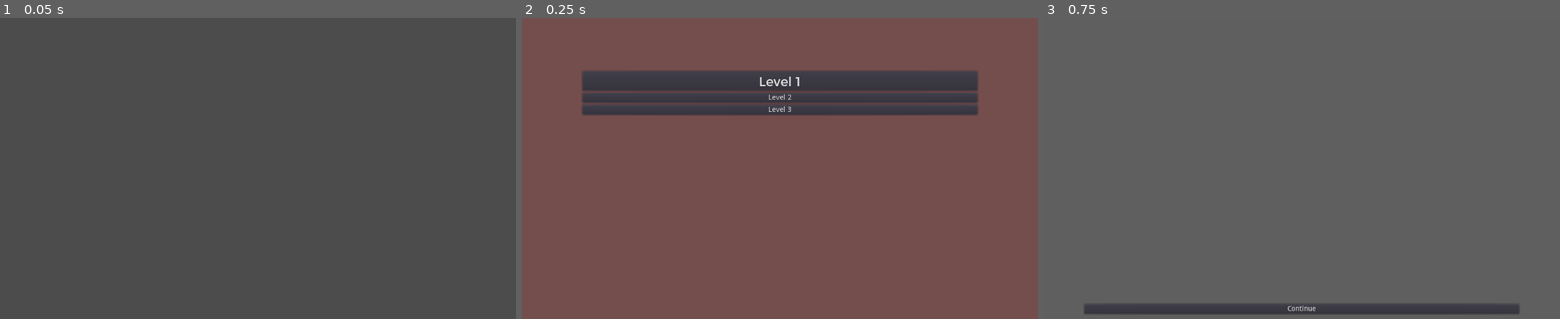
Above: before the commit, frames 1-3 (left to right).
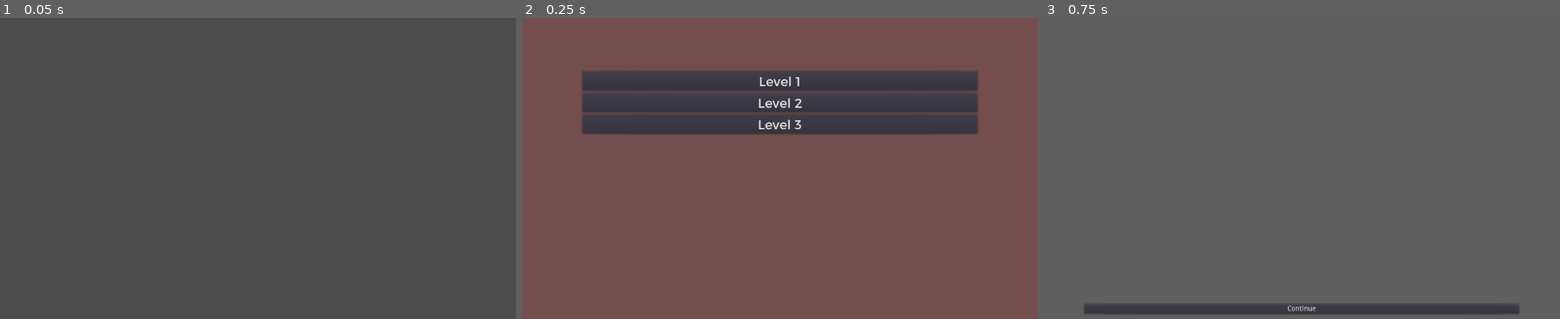
Above: after the commit, the same moments.

Repository: S-D-V-A-S-M-V-V-I-C-T-S-S-BAGGER/CovidTowerDefense
Game: Godot game, scene res://Menus/SplashScreen/SplashScreen.tscn
Same seed, same stepped clock (60 frames per second), same inputs: the game is played once before the commit and once after it. Video files are missing from this copy of the repository; at most half a second of black plays in their place.
Inputs:
- Up to frame 1 (0.05 s): no input
- Up to frame 2 (0.25 s): no input
- Up to frame 3 (0.75 s): click "Level 1" at 0.5 s

Frame 1 is identical in both runs. In frame 2, 6.0% of the frame differs, in the area x 11-89%, y 25-39%; in frame 3, nothing differs.

Commit message:
Fixed main menu

Diff:
--- a/Menus/MainMenu/MainMenu.tscn
+++ b/Menus/MainMenu/MainMenu.tscn
@@ -74,13 +74,15 @@
 [node name="Level2Button" type="Button" parent="Margin/VBox/Margin/VBox"]
 margin_top = 43.0
 margin_right = 784.0
-margin_bottom = 63.0
+margin_bottom = 82.0
+custom_fonts/font = SubResource( 2 )
 text = "Level 2"
 
 [node name="Level3Button" type="Button" parent="Margin/VBox/Margin/VBox"]
-margin_top = 67.0
+margin_top = 86.0
 margin_right = 784.0
-margin_bottom = 87.0
+margin_bottom = 125.0
+custom_fonts/font = SubResource( 2 )
 text = "Level 3"
 
 [connection signal="pressed" from="Margin/VBox/Margin/VBox/Level1Button" to="." method="_on_Level1Button_pressed"]
